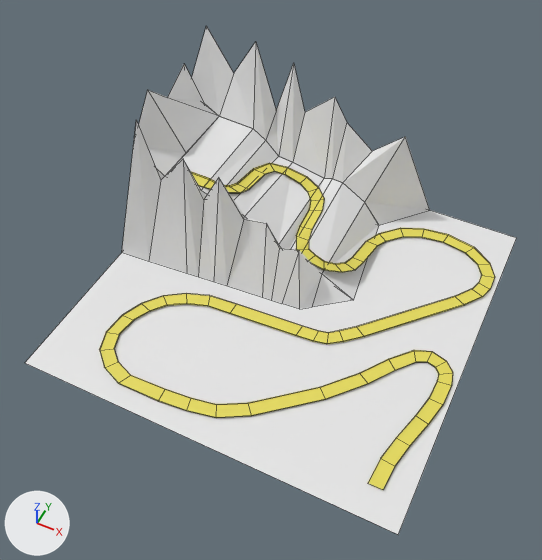
The Blender file blender/Terrain.blend, before and after one commit.
One viewpoint serves both versions: a camera (50 mm lens) standing at (305.0, -669.0, 857.0) and looking at (-4.0, -50.0, 83.0). The axes (+X, +Y, +Z) are drawn at lower left. The lights are the same throughout. Mesh edges are drawn as thin lines.

Script lines for the objects in view, before the commit:
```python
ob_cube = bpy.data.objects.new('Cube', me_cube_005)
ob_cube.location = (-250.0, 250.0, 25.0)
ob_cube_001 = bpy.data.objects.new('Cube.001', me_cube_007)
ob_cube_001.location = (-250.0, 11.0, 25.0)
ob_cube_002 = bpy.data.objects.new('Cube.002', me_cube_008)
ob_cube_002.location = (-250.0, 178.0, 25.0)
ob_cube_003 = bpy.data.objects.new('Cube.003', me_cube_009)
ob_cube_003.location = (-200.0, 83.0, 25.0)
ob_plane = bpy.data.objects.new('Plane', me_plane_010)
ob_plane.location = (0.0, 0.0, 0.0)
ob_strasse = bpy.data.objects.new('Strasse', me_plane_004)
ob_strasse.location = (-44.0, 22.0, 35.0)
ob_wall = bpy.data.objects.new('Wall', me_plane_009)
ob_wall.location = (-44.0, 22.0, 35.0)
```
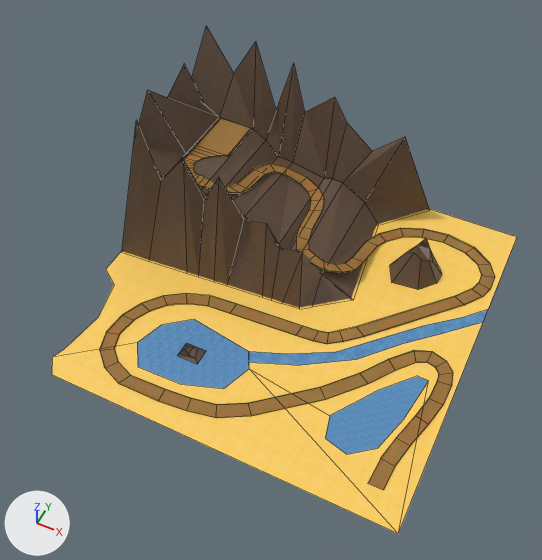
Location of each change, (x1, y1, x2, y2) in pixels of the pictures (542 x 560 px; the box of a moved part takes in the faces that stretch with it):
'Plane', reshaped, moved: before (25, 210, 516, 534); after (52, 209, 517, 534)
'Cube.001', reshaped: before (122, 120, 353, 309); after (122, 120, 351, 308)
'Strasse', reshaped (13% taller): before (100, 163, 495, 490); after (100, 119, 495, 490)
'Cube', recoloured (grey to brown): (192, 26, 430, 225) in both
'Cube.003', recoloured (white to brown): (166, 116, 379, 300) in both
'Cube.002', recoloured (grey to brown): (139, 64, 219, 176) in both
'Wall', reshaped (15% taller): before (100, 163, 495, 469); after (100, 118, 495, 469)
part 1 of me_plane_004, built on: before (192, 173, 209, 187); after (184, 119, 251, 187)
part 2 of me_plane_004, recoloured (yellow to brown): (100, 163, 495, 490) in both
part 3 of me_plane_009, built on: before (190, 171, 210, 187); after (184, 118, 252, 187)
part 4 of me_plane_010, added: after (178, 343, 206, 364)
part 5 of me_plane_010, added (brown): after (390, 238, 441, 290)
part 6 of me_plane_010, built on: before (25, 210, 516, 534); after (52, 209, 517, 534)
part 7 of me_cube_007, moved or reshaped: before (271, 248, 322, 309); after (271, 248, 322, 308)
part 8 of me_cube_007, recoloured (grey to brown): (122, 120, 351, 305) in both

What changed in the scene script:
```text
Add mat_strasse:
    mat_strasse = bpy.data.materials.new('Strasse')
    # colours: orange #e7a75d
    # uses the picture img_strasse3_png
Change me_plane_004:
    remove me_plane_004.from_pydata(...)  # 126 vertices, 62 faces; spans x -178.0..311.0, y -268.0..208.0, z -33.0..86.0
    add me_plane_004.from_pydata(...)  # 154 vertices, 76 faces; spans x -177.0..311.0, y -268.0..208.0, z -33.0..84.0
    me_plane_004 part 1
    2 vertices move from x -178.0, y 20.0..40.0, z 86.0 to x -128.0, y 20.0..40.0, z 84.0
    28 vertices are added at x -177.0..-121.0, y 20.0..179.0, z 84.0
    14 new faces join them
    me_plane_004 part 2: 62 faces spanning x -159.0..311.0, y -268.0..208.0, z -33.0..84.0 switch from mat_strassegelb (yellow #e7db5c) to mat_strasse
Change me_plane_009:
    remove me_plane_009.from_pydata(...)  # 252 vertices, 124 faces; spans x -178.0..311.0, y -268.0..208.0, z -33.0..87.0
    add me_plane_009.from_pydata(...)  # 309 vertices, 152 faces, 1 loose edge; spans x -177.0..311.0, y -268.0..208.0, z -33.0..86.0
    me_plane_009 part 3
    4 vertices move from x -178.0, y 20.0..40.0, z 86.0..87.0 to x -128.0, y 20.0..40.0, z 84.0..86.0
    57 vertices are added at x -177.0..-121.0, y 20.0..179.0, z 84.0..86.0
    1 loose edge is added
    28 new faces join them
Change me_plane_010:
    remove me_plane_010.from_pydata(...)  # 4 vertices, 1 face; spans x -275.0..275.0, y -275.0..275.0, z 0.0
    add me_plane_010.from_pydata(...)  # 85 vertices, 47 faces; spans x -275.0..275.0, y -275.0..275.0, z 0.0..63.0
    me_plane_010 part 4: a new loose piece of 16 vertices spanning x -90.0..-58.0, y -171.0..-145.0, z 0.0..13.0
    me_plane_010 part 5: a new loose piece of 16 vertices spanning x 114.0..192.0, y 92.0..163.0, z 0.0..63.0
    me_plane_010 part 6: 1 vertex removed from x -275.0, y -275.0, z 0.0; 50 vertices added at x -275.0..275.0, y -275.0..106.0, z 0.0
    add me_plane_010.materials.append(mat_mountain)  # picture img_mountain_png
    add me_plane_010.materials.append(mat_material)  # picture img_sandtexture_png
    add me_plane_010.materials.append(mat_water)  # picture img_water2_png
Change me_cube_005:
    where me_cube_005.from_pydata(...)  # 24 vertices, 14 faces; spans x -25.0..379.0, y -57.0..25.0, z -25.0..220.0
    add me_cube_005.materials.append(mat_mountain)  # picture img_mountain_png
Change me_cube_007:
    remove me_cube_007.from_pydata(...)  # 32 vertices, 23 faces, 2 loose edges; spans x -25.0..341.0, y -47.0..25.0, z -25.0..206.0
    add me_cube_007.from_pydata(...)  # 32 vertices, 23 faces, 1 loose edge; spans x -25.0..340.0, y -47.0..25.0, z -25.0..206.0
    me_cube_007 part 7
    me_cube_007.vertices[14].co: (261.0, -2.0, 70.0) -> (266.0, -2.0, 70.0)  # pixel (299, 250) -> pixel (302, 251)
    me_cube_007 part 8: 23 faces spanning x -25.0..340.0, y -47.0..25.0, z -25.0..206.0 switch from no material to mat_mountain (picture img_mountain_png)
Change me_cube_008:
    where me_cube_008.from_pydata(...)  # 12 vertices, 8 faces; spans x -31.0..25.0, y -142.0..25.0, z -25.0..200.0
    add me_cube_008.materials.append(mat_mountain)  # picture img_mountain_png
Change me_cube_009:
    where me_cube_009.from_pydata(...)  # 22 vertices, 13 faces; spans x -25.0..291.0, y -47.0..120.0, z -25.0..96.0
    add me_cube_009.materials.append(mat_mountain)  # picture img_mountain_png
Change ob_plane:
    ob_plane.location: (0.0, 0.0, 0.0) -> (0.0, 0.0, 2.0)
```
